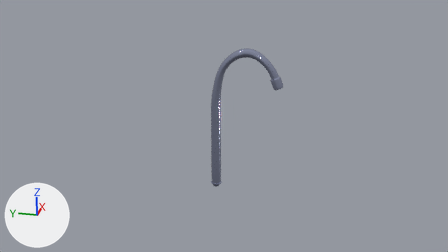
Before and after pictures for a commit that changed the Blender file Blender/Grifo de Agua.blend.
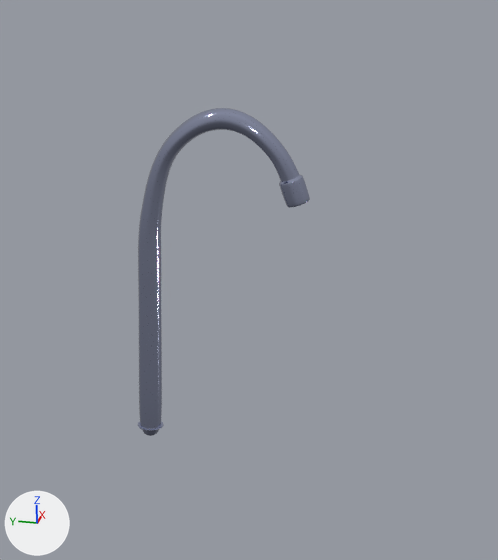
Old and new are each drawn from the file's camera 'Camera' and again close up on the part from 34% to 81% of the width and 1% to 95% of the height. Arrows for +X, +Y and +Z are at lower left; the lights stay in place.

The scene before the commit, as lines of its bpy script (objects in view):
```python
me_cube_007 = bpy.data.meshes.new('Cube.007')
me_cube_007.from_pydata(...)  # 1466 vertices, 1464 faces; spans x -13.2..13.2, y -3.6..3.6, z 0.0..2.4
me_cube_007.materials.append(mat_llave_001)
me_cube_008 = bpy.data.meshes.new('Cube.008')
me_cube_008.from_pydata(...)  # 138 vertices, 136 faces; spans x -1.9..1.88, y -1.89..1.89, z 0.03..4.37
me_cube_008.materials.append(mat_llave_001)
me_cube_009 = bpy.data.meshes.new('Cube.009')
me_cube_009.from_pydata(...)  # 377 vertices, 375 faces; spans x -1.79..1.78, y -1.78..1.79, z 0.02..4.3
me_cube_009.materials.append(mat_llave_001)
me_cube_014 = bpy.data.meshes.new('Cube.014')
me_cube_014.from_pydata(...)  # 738 vertices, 736 faces; spans x -1.3..1.3, y -14.8..1.4, z 0.0..32.8
me_cube_014.materials.append(mat_llave_001)
ob_grifo_001 = bpy.data.objects.new('Grifo.001', me_cube_007)
ob_grifo_001.location = (0.0, 0.0, 0.0)
ob_grifo_001.scale = (0.833, 0.833, 0.833)
_m = ob_grifo_001.modifiers.new('Subdivision', 'SUBSURF')
ob_grifo_001.hide_set(True)
ob_grifo_003 = bpy.data.objects.new('Grifo.003', me_cube_008)
ob_grifo_003.location = (0.0, 0.0, 0.0)
ob_grifo_003.scale = (0.833, 0.833, 0.833)
_m = ob_grifo_003.modifiers.new('Subdivision', 'SUBSURF')
ob_grifo_003.hide_set(True)
ob_grifo_004 = bpy.data.objects.new('Grifo.004', me_cube_009)
ob_grifo_004.location = (0.0, 0.0, 0.0)
ob_grifo_004.scale = (0.833, 0.833, 0.833)
_m = ob_grifo_004.modifiers.new('Subdivision', 'SUBSURF')
ob_grifo_004.hide_set(True)
ob_grifo_008 = bpy.data.objects.new('Grifo.008', me_cube_014)
ob_grifo_008.location = (0.0, 0.0, 0.0)
ob_grifo_008.scale = (0.833, 0.833, 0.833)
_m = ob_grifo_008.modifiers.new('Subdivision', 'SUBSURF')
```
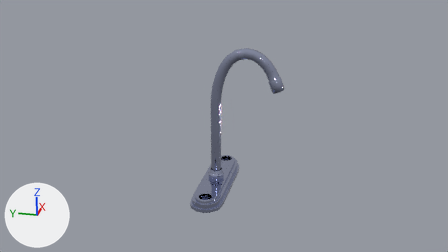
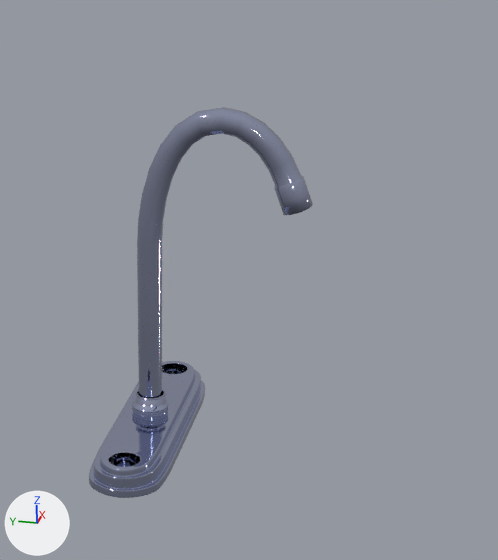
Where the change shows, as pixel boxes [x1, y1, x2, y2] in the close-ups (498 x 560 px):
'Grifo.008', reshaped, moved, rescaled, modifiers changed
    before: [138, 108, 310, 436]
    after: [137, 107, 313, 398]
'Grifo.001', shown
    after: [89, 361, 205, 498]
'Grifo.004', shown
    after: [132, 400, 168, 419]
'Grifo.003', shown
    after: [135, 390, 168, 413]
part 1 of me_cube_014, deleted (blue)
    before: [138, 108, 310, 436]
part 2 of me_cube_014, added (blue)
    after: [137, 107, 313, 398]

The change in detail:
me_cube_014 is used by ob_grifo_008; location (0.0, 0.0, 0.0); scale (0.833, 0.833, 0.833).
me_cube_014 had 738 vertices, 736 faces and spanned x -1.3..1.3, y -14.8..1.4, z 0.0..32.8.
me_cube_014 now has 594 vertices, 592 faces and spans x -41.3..42.4, y 7.0..499.3, z -141.2..843.2.
me_cube_014 part 1: 738 vertices removed from x -1.3..1.3, y -14.8..1.4, z 0.0..32.8.
me_cube_014 part 2: 594 vertices added at x -41.3..42.4, y 7.0..499.3, z -141.2..843.2.
Object 'Grifo.001' (ob_grifo_001) is now shown.
Object 'Grifo.003' (ob_grifo_003) is now shown.
Object 'Grifo.004' (ob_grifo_004) is now shown.
Object 'Grifo.008' (ob_grifo_008) loses its SUBSURF modifier named 'Subdivision'.
Object 'Grifo.008' (ob_grifo_008) moves from (0.0, 0.0, 0.0) to (0.0, -12.66, 3.92).
Object 'Grifo.008' (ob_grifo_008) is rescaled from (0.833, 0.833, 0.833) to (0.0277, 0.0277, 0.0277).
